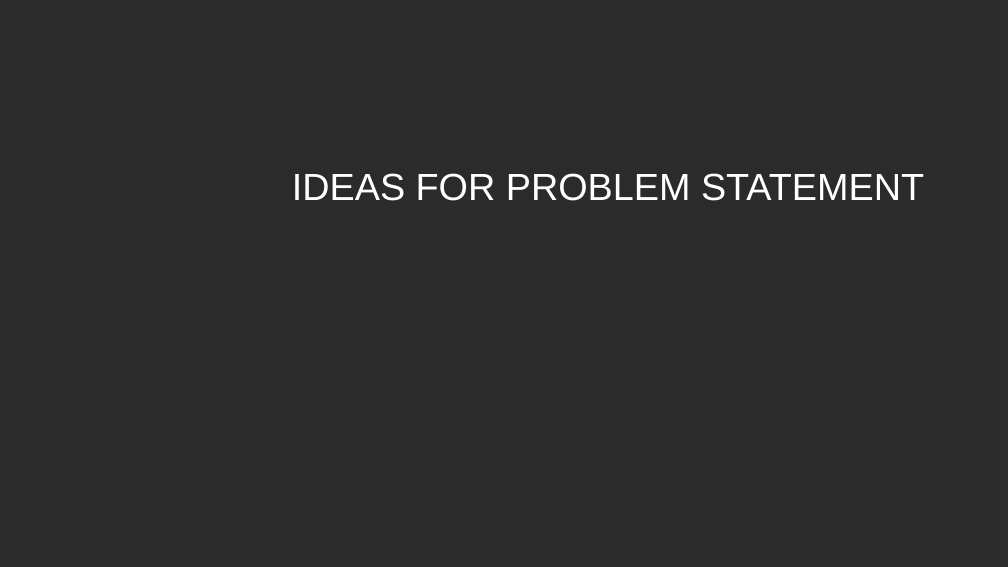
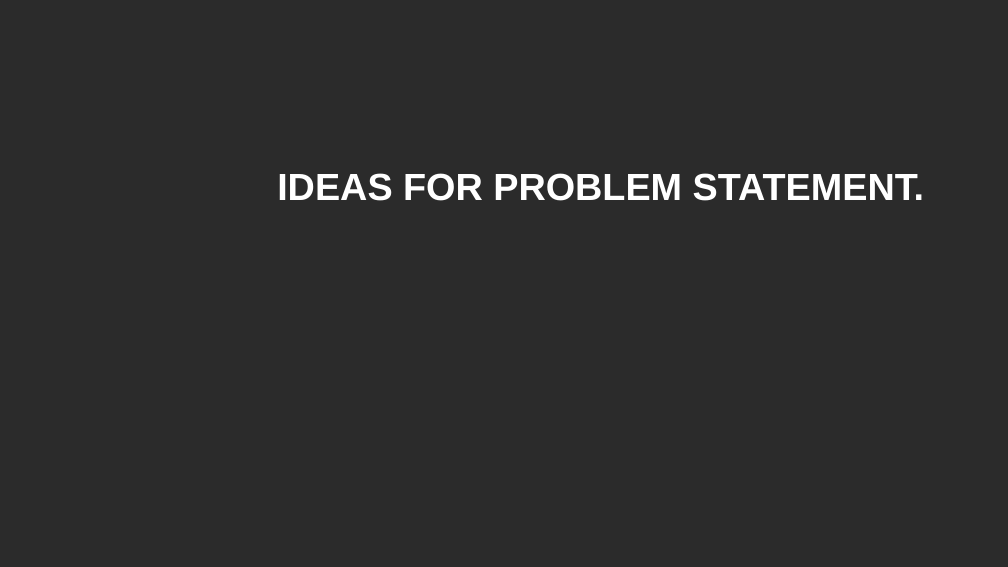
Before and after one commit to VarunBohara/Mini-Project-Documents, a slide deck: slide 1 of IDEAS FOR PROBLEM STATEMENT.2.pptx. Drawn at 1008x567 pixels with LibreOffice and Linux fonts; fonts in the diff are those of the drawing; background and template pictures are left out; a plain dark background stands for a picture behind light text. Boxes give left, top, right and bottom in pixels: in the first picture for what was removed or moved away, otherwise in the second. Text is boxed around its words. In the diff, an @@ line names an element or a change of style, - is before the commit and + after.

```diff
--- a/IDEAS FOR PROBLEM STATEMENT.2.pptx
+++ b/IDEAS FOR PROBLEM STATEMENT.2.pptx
@@ title at (277, 173, 925, 201): text changed; bold on @@
-IDEAS FOR PROBLEM STATEMENT
+IDEAS FOR PROBLEM STATEMENT.
```
